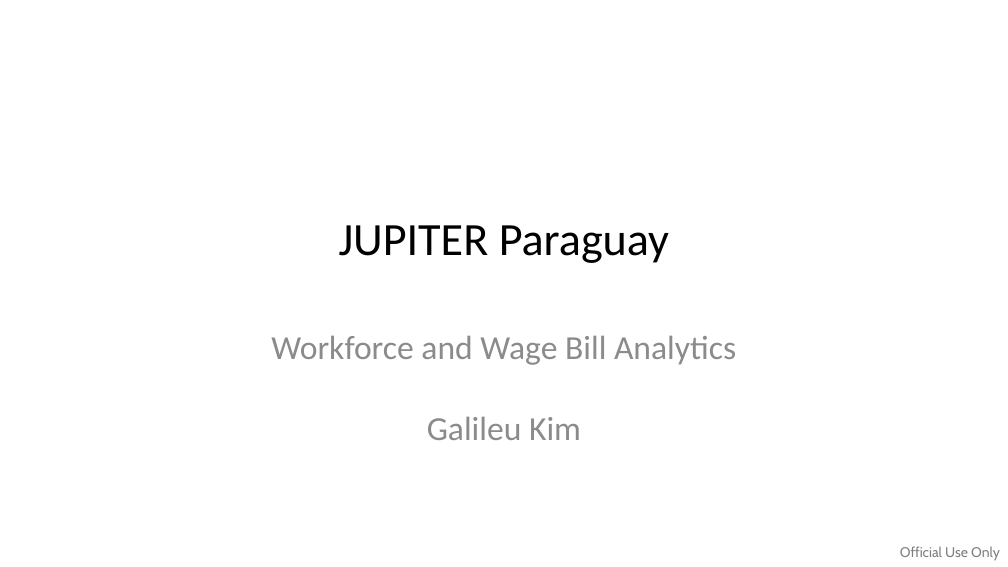
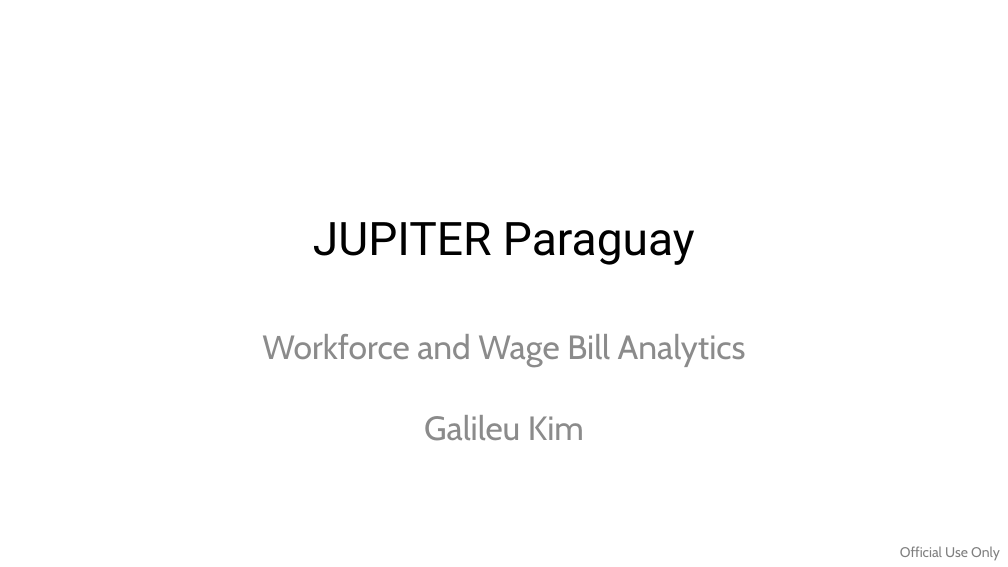
Before and after one commit to WB-PIDA-Data-Science-Shop/govhr-pry, a slide deck: slide 1 of analysis/source/govhr.pptx. Drawn at 1008x567 pixels with LibreOffice and Linux fonts; fonts in the diff are those of the drawing. Boxes give left, top, right and bottom in pixels: in the first picture for what was removed or moved away, otherwise in the second. Text is boxed around its words. In the diff, an @@ line names an element or a change of style, - is before the commit and + after.

```diff
--- a/analysis/source/govhr.pptx
+++ b/analysis/source/govhr.pptx
@@ title "JUPITER Paraguay" at (313,222,695,265): font Calibri to Roboto @@
@@ subtitle "Workforce and Wage Bill Analytics ..." at (262,334,746,441): font Calibri to Cabin @@
```
Also in this commit, not shown: 41 other slides changed, 6 slides added, 1 slide removed, 4 other files.
